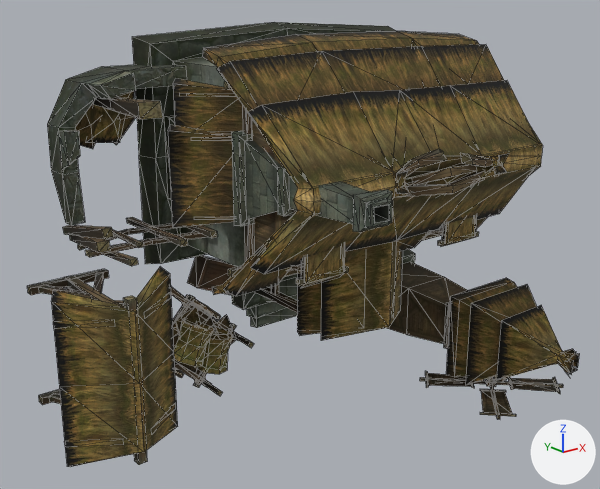
Renders of the OBJ model sceneobjs/zhanchang_fuben_303/zhanchang_fuben_303_nongzhuang02.obj from each side of a commit.
One viewpoint serves both versions: a camera (50 mm lens) standing at (-529.0, -755.0, 250.0) and looking at (-33.0, -135.0, 2.0). Lighting does not change. The marker at lower right points along +X, +Y and +Z. Mesh edges are drawn as thin lines. Where no turn or scale is listed for an object, it has been applied to the vertices. Vertices at the same position are counted once.

Names of what the first picture shows: 'zhanchang_fuben_303_nongzhuang02'.
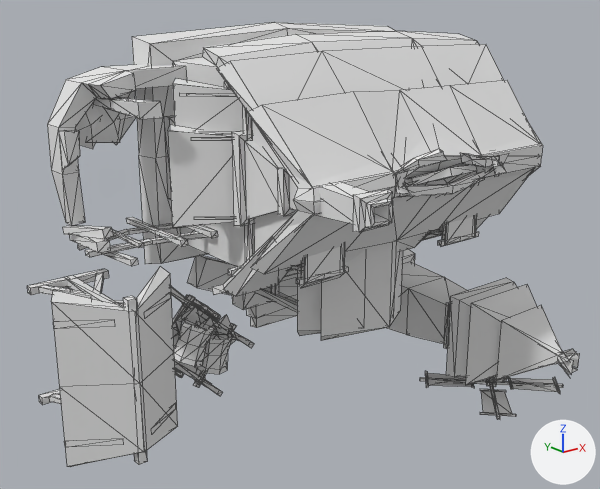
What differs and where, as boxes [x1, y1, x2, y2] in the pictures (600 x 489 px):
part 1 of me_zhanchang_fuben_303_nongzhuang02, recoloured (brown to grey): [51, 31, 579, 467] in both
part 2 of me_zhanchang_fuben_303_nongzhuang02, recoloured: [173, 57, 245, 267] in both
part 3 of me_zhanchang_fuben_303_nongzhuang02, recoloured (black to grey): [132, 22, 395, 328] in both
part 4 of me_zhanchang_fuben_303_nongzhuang02, recoloured (black to grey): [387, 262, 495, 378] in both
part 5 of me_zhanchang_fuben_303_nongzhuang02, recoloured: [164, 115, 393, 232] in both
part 6 of me_zhanchang_fuben_303_nongzhuang02, recoloured: [64, 140, 485, 385] in both
part 7 of me_zhanchang_fuben_303_nongzhuang02, recoloured: [27, 82, 493, 465] in both
part 8 of me_zhanchang_fuben_303_nongzhuang02, recoloured: [47, 65, 186, 226] in both
part 9 of me_zhanchang_fuben_303_nongzhuang02, recoloured: [420, 371, 563, 420] in both
part 10 of me_zhanchang_fuben_303_nongzhuang02, recoloured: [175, 295, 221, 378] in both
part 11 of me_zhanchang_fuben_303_nongzhuang02, recoloured (brown to grey): [174, 319, 233, 374] in both
part 12 of me_zhanchang_fuben_303_nongzhuang02, recoloured: [187, 256, 236, 295] in both

Edits to the bpy script that builds the scene:
```text
Add mat_material_7_1:
    mat_material_7_1 = principled_material('material_7')
    mat_material_7_1.base_color = (0.8, 0.8, 0.8)  # white #e7e7e7
    mat_material_7_1.roughness = 1.0
Add mat_material_9_1:
    mat_material_9_1 = principled_material('material_9')
    mat_material_9_1.base_color = (0.8, 0.8, 0.8)  # white #e7e7e7
    mat_material_9_1.roughness = 1.0
Add mat_material_1_1:
    mat_material_1_1 = principled_material('material_1')
    mat_material_1_1.base_color = (0.8, 0.8, 0.8)  # white #e7e7e7
    mat_material_1_1.roughness = 1.0
Add mat_material_10_1:
    mat_material_10_1 = principled_material('material_10')
    mat_material_10_1.base_color = (0.8, 0.8, 0.8)  # white #e7e7e7
    mat_material_10_1.roughness = 1.0
Add mat_material_2_1:
    mat_material_2_1 = principled_material('material_2')
    mat_material_2_1.base_color = (0.8, 0.8, 0.8)  # white #e7e7e7
    mat_material_2_1.roughness = 1.0
Add mat_material_11_1:
    mat_material_11_1 = principled_material('material_11')
    mat_material_11_1.base_color = (0.8, 0.8, 0.8)  # white #e7e7e7
    mat_material_11_1.roughness = 1.0
Add mat_material_5_1:
    mat_material_5_1 = principled_material('material_5')
    mat_material_5_1.base_color = (0.8, 0.8, 0.8)  # white #e7e7e7
    mat_material_5_1.roughness = 1.0
Add mat_material_6_1:
    mat_material_6_1 = principled_material('material_6')
    mat_material_6_1.base_color = (0.8, 0.8, 0.8)  # white #e7e7e7
    mat_material_6_1.roughness = 1.0
Add mat_material_4_1:
    mat_material_4_1 = principled_material('material_4')
    mat_material_4_1.base_color = (0.8, 0.8, 0.8)  # white #e7e7e7
    mat_material_4_1.roughness = 1.0
Add mat_material_8_1:
    mat_material_8_1 = principled_material('material_8')
    mat_material_8_1.base_color = (0.8, 0.8, 0.8)  # white #e7e7e7
    mat_material_8_1.roughness = 1.0
Add mat_material_12_1:
    mat_material_12_1 = principled_material('material_12')
    mat_material_12_1.base_color = (0.8, 0.8, 0.8)  # white #e7e7e7
    mat_material_12_1.roughness = 1.0
Add mat_material_3_1:
    mat_material_3_1 = principled_material('material_3')
    mat_material_3_1.base_color = (0.8, 0.8, 0.8)  # white #e7e7e7
    mat_material_3_1.roughness = 1.0
Change me_zhanchang_fuben_303_nongzhuang02:
    where me_zhanchang_fuben_303_nongzhuang02.from_pydata(...)  # 1885 vertices, 2078 faces; spans x -278.0..266.0, y -313.0..4.0, z -199.0..210.0
    remove me_zhanchang_fuben_303_nongzhuang02.materials.append(mat_material_13)  # picture img_zhanchang_fuben_303_shichang02_10_a_png
    me_zhanchang_fuben_303_nongzhuang02 part 1: all 288 faces that had it switch from mat_material_1 (picture img_zhanchang_fuben_303_shichang02_01_a_png) to mat_material_1_1 (white #e7e7e7)
    me_zhanchang_fuben_303_nongzhuang02 part 2: all 16 faces that had it switch from mat_material_2 (picture img_zhanchang_fuben_303_nongzhuang02_02_a_png) to mat_material_2_1 (white #e7e7e7)
    me_zhanchang_fuben_303_nongzhuang02 part 3: all 66 faces that had it switch from mat_material_3 (picture img_zhanchang_fuben_303_nongzhuang02_04_a_png) to mat_material_3_1 (white #e7e7e7)
    me_zhanchang_fuben_303_nongzhuang02 part 4: all 44 faces that had it switch from mat_material_4 (picture img_zhanchang_fuben_303_nongzhuang02_05_a_png) to mat_material_4_1 (white #e7e7e7)
    me_zhanchang_fuben_303_nongzhuang02 part 5: all 86 faces that had it switch from mat_material_5 (picture img_zhanchang_fuben_303_nongzhuang02_03_a_png) to mat_material_5_1 (white #e7e7e7)
    me_zhanchang_fuben_303_nongzhuang02 part 6: all 288 faces that had it switch from mat_material_6 (picture img_zhanchang_fuben_303_nongzhuang02_06_a_png) to mat_material_6_1 (white #e7e7e7)
    me_zhanchang_fuben_303_nongzhuang02 part 7: all 746 faces that had it switch from mat_material_7 (picture img_zhanchang_fuben_303_nongzhuang02_07_a_png) to mat_material_7_1 (white #e7e7e7)
    me_zhanchang_fuben_303_nongzhuang02 part 8: all 54 faces that had it switch from mat_material_8 (picture img_zhanchang_fuben_303_nongzhuang02_08_a_png) to mat_material_8_1 (white #e7e7e7)
    me_zhanchang_fuben_303_nongzhuang02 part 9: all 168 faces that had it switch from mat_material_9 (picture img_zhanchang_fuben_303_nongzhuang02_09_a_png) to mat_material_9_1 (white #e7e7e7)
    me_zhanchang_fuben_303_nongzhuang02 part 10: all 160 faces that had it switch from mat_material_10 (picture img_zhanchang_fuben_303_nongzhuang02_10_a_png) to mat_material_10_1 (white #e7e7e7)
    me_zhanchang_fuben_303_nongzhuang02 part 11: all 84 faces that had it switch from mat_material_11 (picture img_zhanchang_fuben_303_lianjinfang02_10_a_png) to mat_material_11_1 (white #e7e7e7)
    me_zhanchang_fuben_303_nongzhuang02 part 12: all 10 faces that had it switch from mat_material_12 (picture img_zhanchang_fuben_303_nongzhuang02_13_a_png) to mat_material_12_1 (white #e7e7e7)
    add me_zhanchang_fuben_303_nongzhuang02.materials.append(mat_material_13_1)  # white #e7e7e7
```
